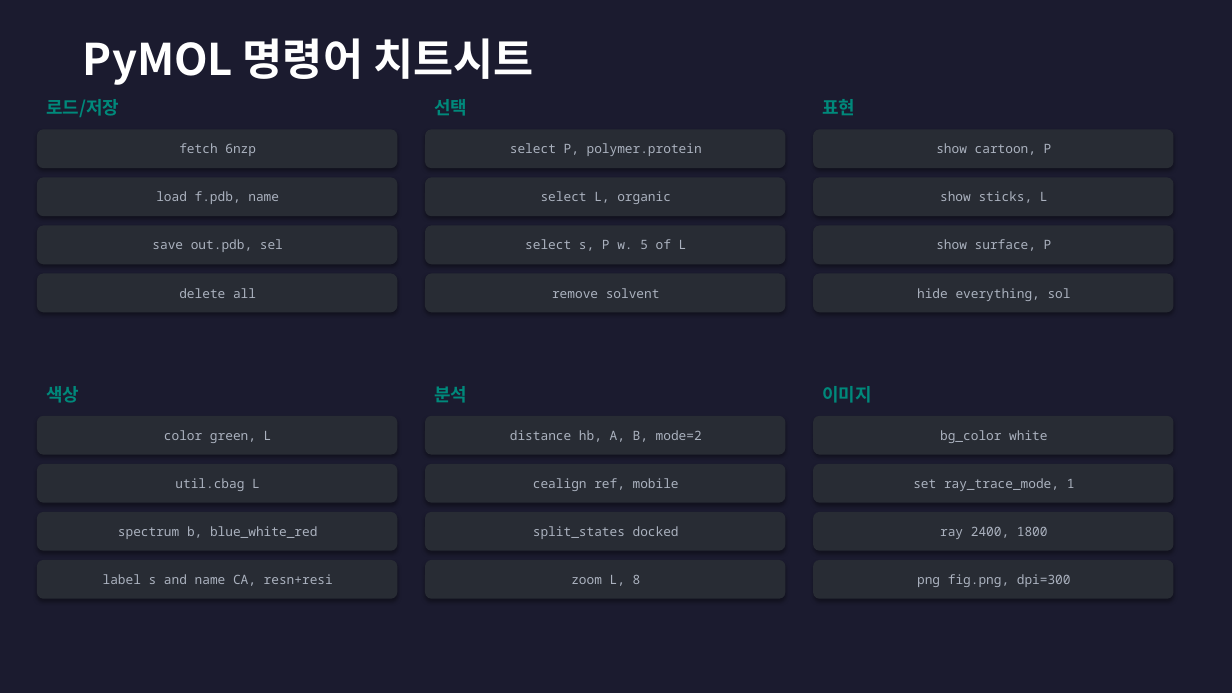
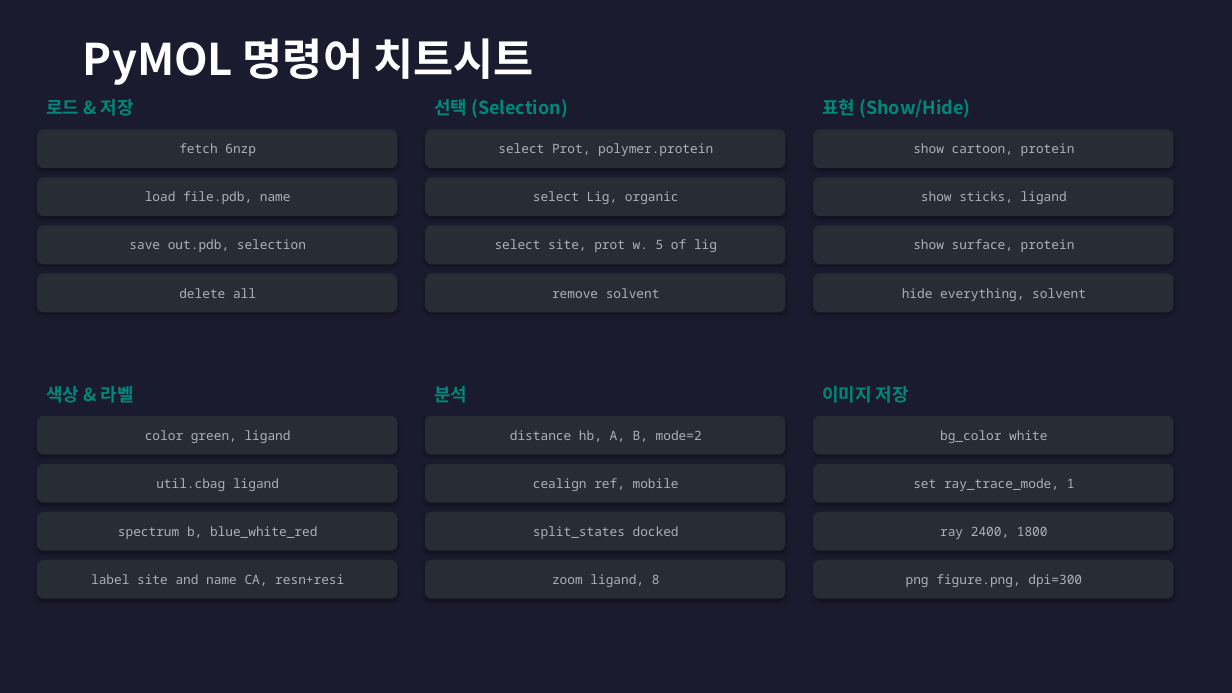
Before and after one commit to fourmodern/molecular_docking_tutorial, a slide deck: slide 15 of PyMOL_Tutorial.pptx (slide 9 before the commit). Drawn at 1232x693 pixels with LibreOffice and Linux fonts; fonts in the diff are those of the drawing. Boxes give left, top, right and bottom in pixels: in the first picture for what was removed or moved away, otherwise in the second. Text is boxed around its words. In the diff, an @@ line names an element or a change of style, - is before the commit and + after.

```diff
--- a/PyMOL_Tutorial.pptx
+++ b/PyMOL_Tutorial.pptx
@@ text at box(46, 99, 134, 116): text changed @@
-로드/저장
+로드 & 저장
@@ text at box(434, 99, 568, 118): text changed @@
-선택
+선택 (Selection)
@@ text at box(822, 99, 970, 118): text changed @@
-표현
+표현 (Show/Hide)
@@ text in rounded rectangle at box(498, 143, 713, 156): text changed @@
-select P, polymer.protein
+select Prot, polymer.protein
@@ text in rounded rectangle at box(913, 143, 1075, 156): text changed @@
-show cartoon, P
+show cartoon, protein
@@ text in rounded rectangle at box(145, 191, 291, 204): text changed @@
-load f.pdb, name
+load file.pdb, name
@@ text in rounded rectangle at box(533, 191, 679, 204): text changed @@
-select L, organic
+select Lig, organic
@@ text in rounded rectangle at box(921, 191, 1067, 204): text changed @@
-show sticks, L
+show sticks, ligand
@@ text in rounded rectangle at box(129, 239, 306, 252): text changed @@
-save out.pdb, sel
+save out.pdb, selection
@@ text in rounded rectangle at box(495, 239, 717, 252): text changed @@
-select s, P w. 5 of L
+select site, prot w. 5 of lig
@@ text in rounded rectangle at box(913, 239, 1075, 252): text changed @@
-show surface, P
+show surface, protein
@@ text in rounded rectangle at box(902, 288, 1086, 301): text changed @@
-hide everything, sol
+hide everything, solvent
@@ text at box(46, 386, 134, 403): text changed @@
-색상
+색상 & 라벨
@@ text at box(822, 386, 909, 403): text changed @@
-이미지
+이미지 저장
@@ text in rounded rectangle at box(145, 430, 291, 443): text changed @@
-color green, L
+color green, ligand
@@ text in rounded rectangle at box(156, 478, 279, 491): text changed @@
-util.cbag L
+util.cbag ligand
@@ text in rounded rectangle at box(91, 574, 344, 586): text changed @@
-label s and name CA, resn+resi
+label site and name CA, resn+resi
@@ text in rounded rectangle at box(552, 574, 660, 587): text changed @@
-zoom L, 8
+zoom ligand, 8
@@ text in rounded rectangle at box(906, 574, 1082, 587): text changed @@
-png fig.png, dpi=300
+png figure.png, dpi=300
```
Also in this commit, not shown: 7 other slides changed, 7 slides added, 1 slide removed, 2 other files.
